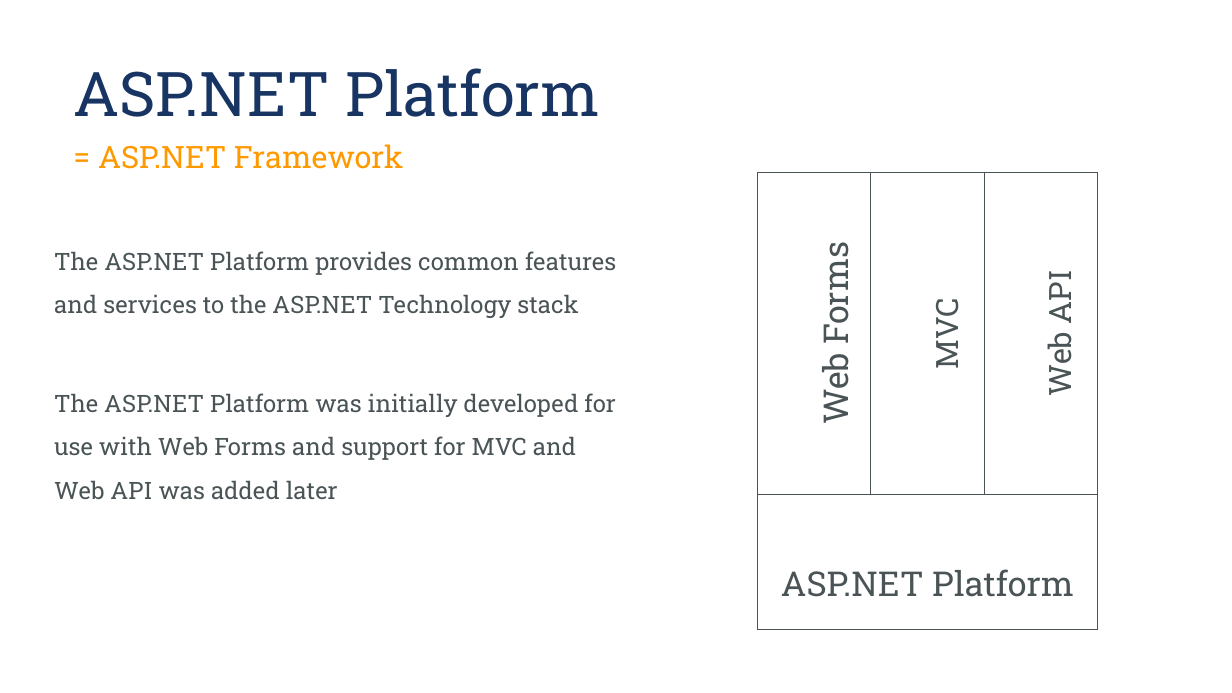
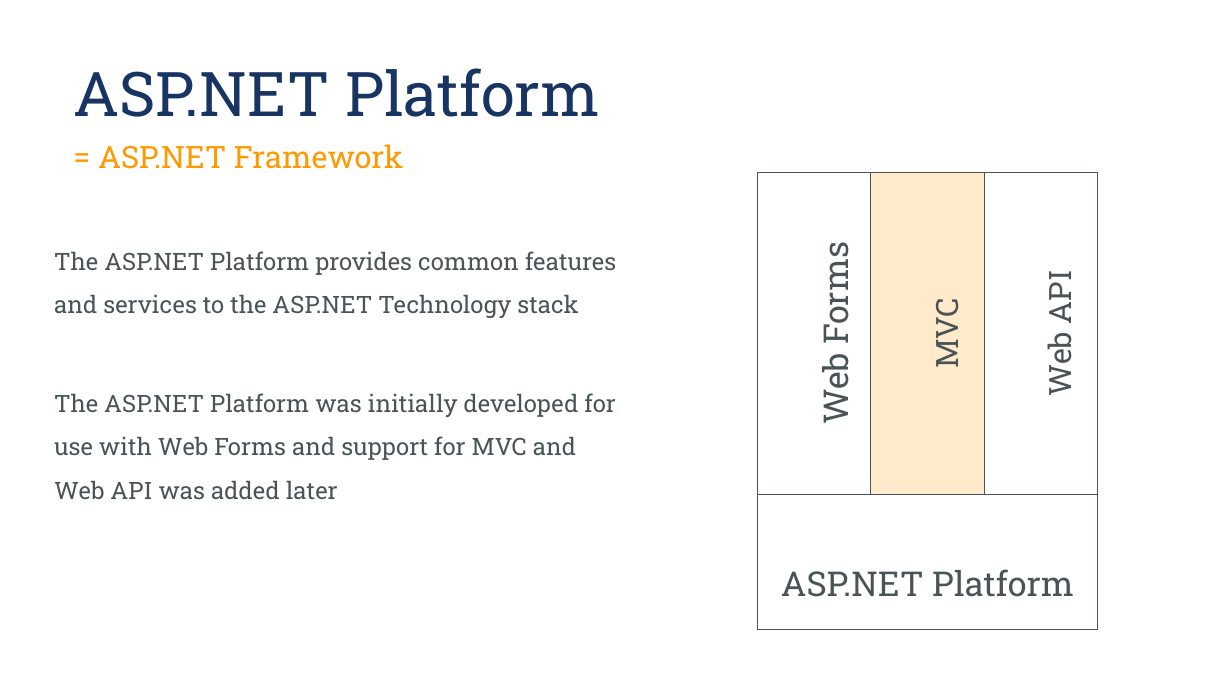
Before and after one commit to klassanov/AspNetPlatformDemos, a slide deck: slide 4 of FourthPresentation.pptx. Drawn at 1232x693 pixels with LibreOffice and Linux fonts; fonts in the diff are those of the drawing; background and template pictures are left out. Boxes give left, top, right and bottom in pixels: in the first picture for what was removed or moved away, otherwise in the second. Text is boxed around its words. In the diff, an @@ line names an element or a change of style, - is before the commit and + after.

```diff
--- a/FourthPresentation.pptx
+++ b/FourthPresentation.pptx
@@ rectangle "MVC" at [870,173,984,495]: fill none to #FFEBCC @@
```
Also in this commit, not shown: 2 other slides changed, 7 other files.
